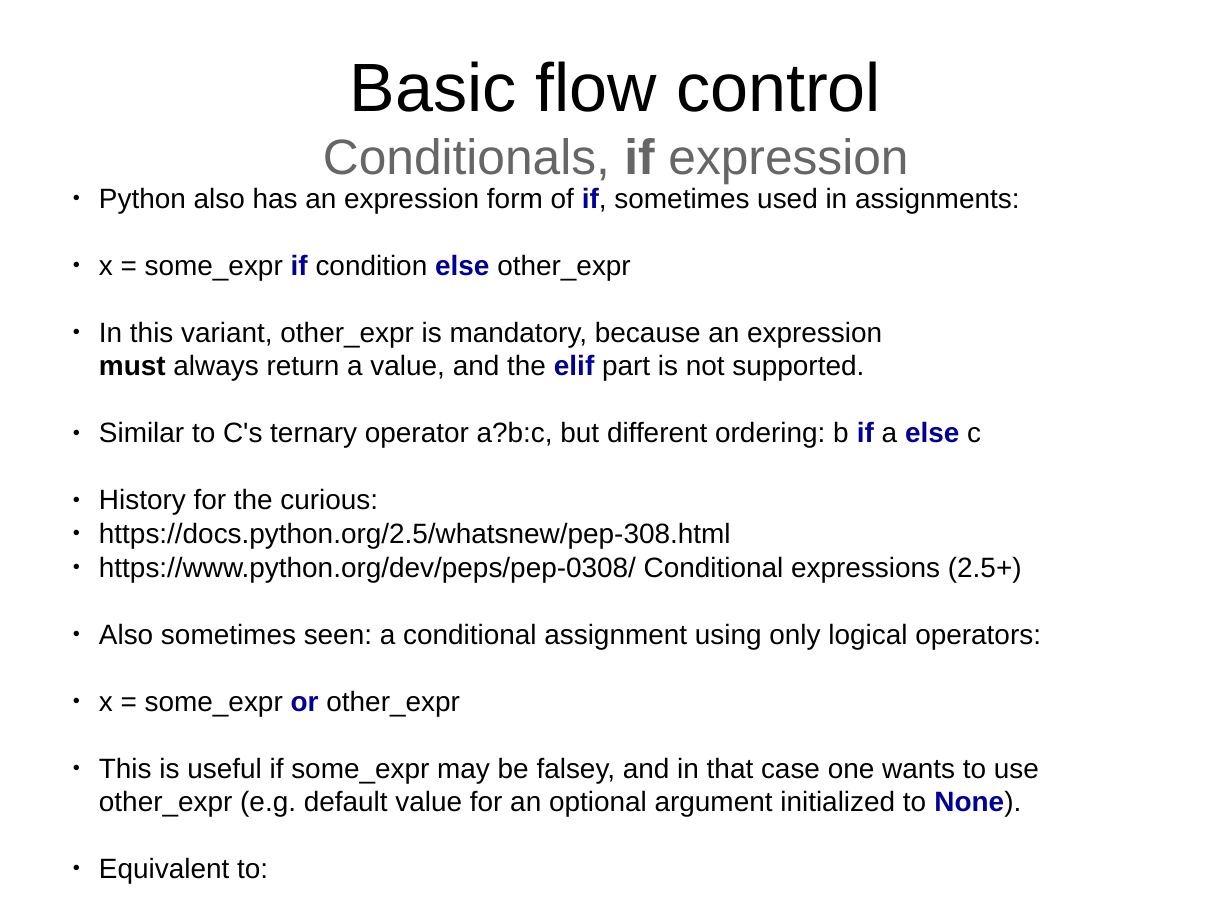
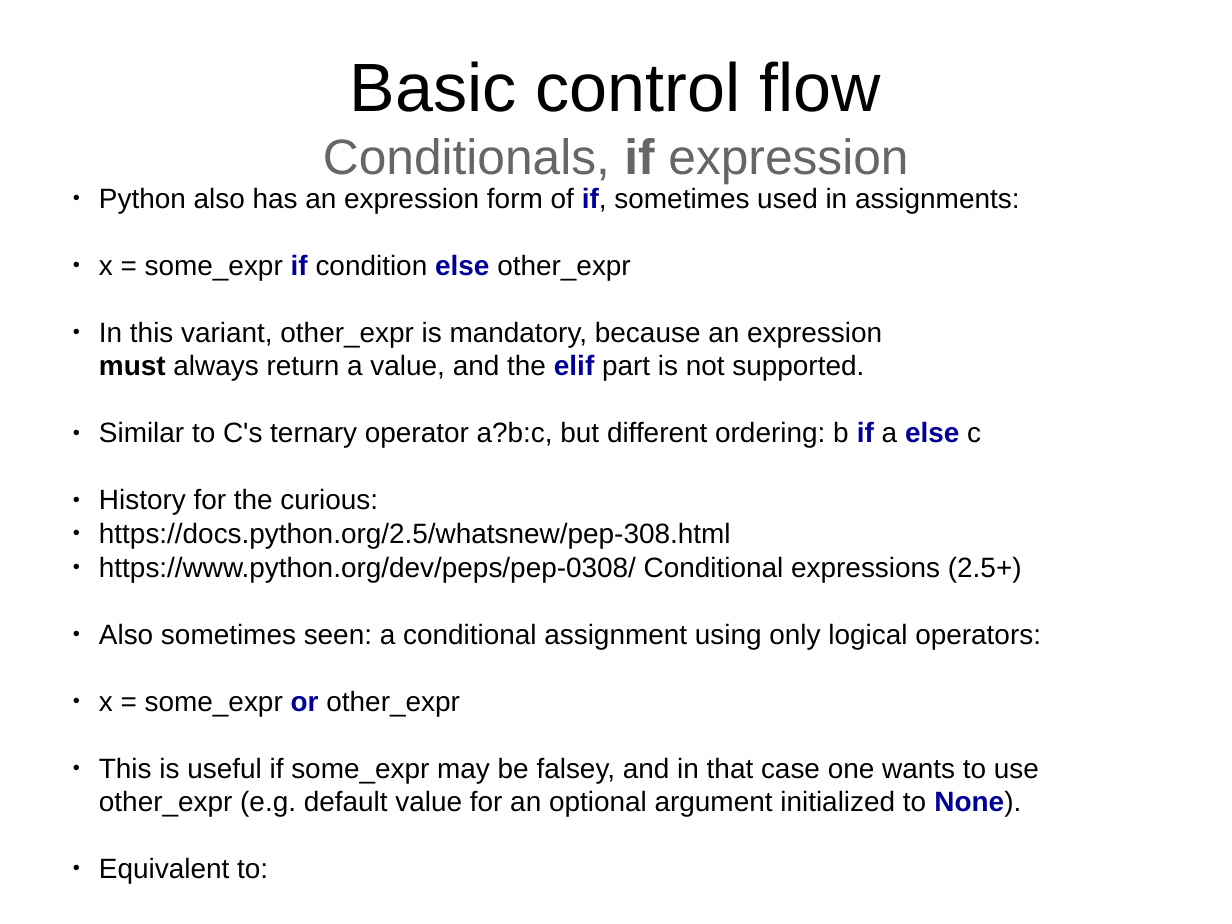
Before and after one commit to Technologicat/python-3-scicomp-intro, a slide deck: slide 15 of lecture_slides/src/lecture2/lectures_tut_2018_2.odp. Drawn at 1232x924 pixels with LibreOffice and Linux fonts; fonts in the diff are those of the drawing. Boxes give left, top, right and bottom in pixels: in the first picture for what was removed or moved away, otherwise in the second. Text is boxed around its words. In the diff, an @@ line names an element or a change of style, - is before the commit and + after.

Commit message:
lectures 2, 3: fix terminology mishap: flow control -> control flow

```diff
--- a/lecture_slides/src/lecture2/lectures_tut_2018_2.odp
+++ b/lecture_slides/src/lecture2/lectures_tut_2018_2.odp
@@ title at (x1=323, y1=61, x2=908, y2=184): text changed @@
-Basic flow control
-Conditionals, if expression
+Basic control flow
+Conditionals, if expression
```
Also in this commit, not shown: 8 other slides changed, 3 other files.
